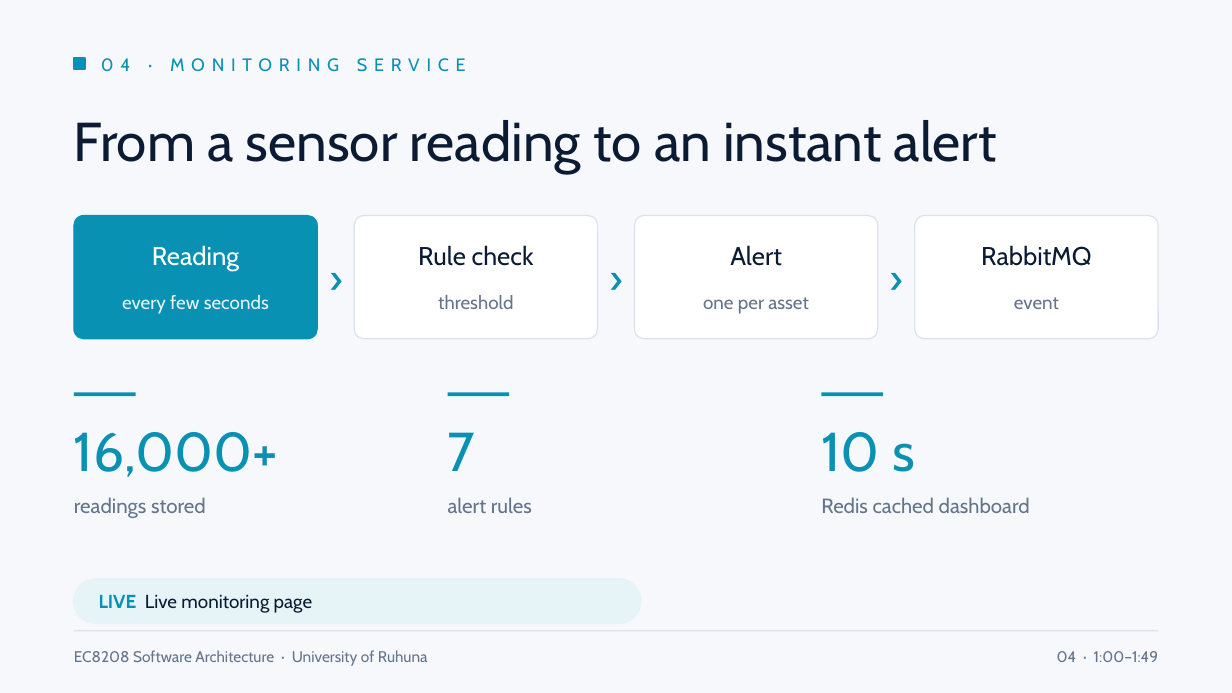
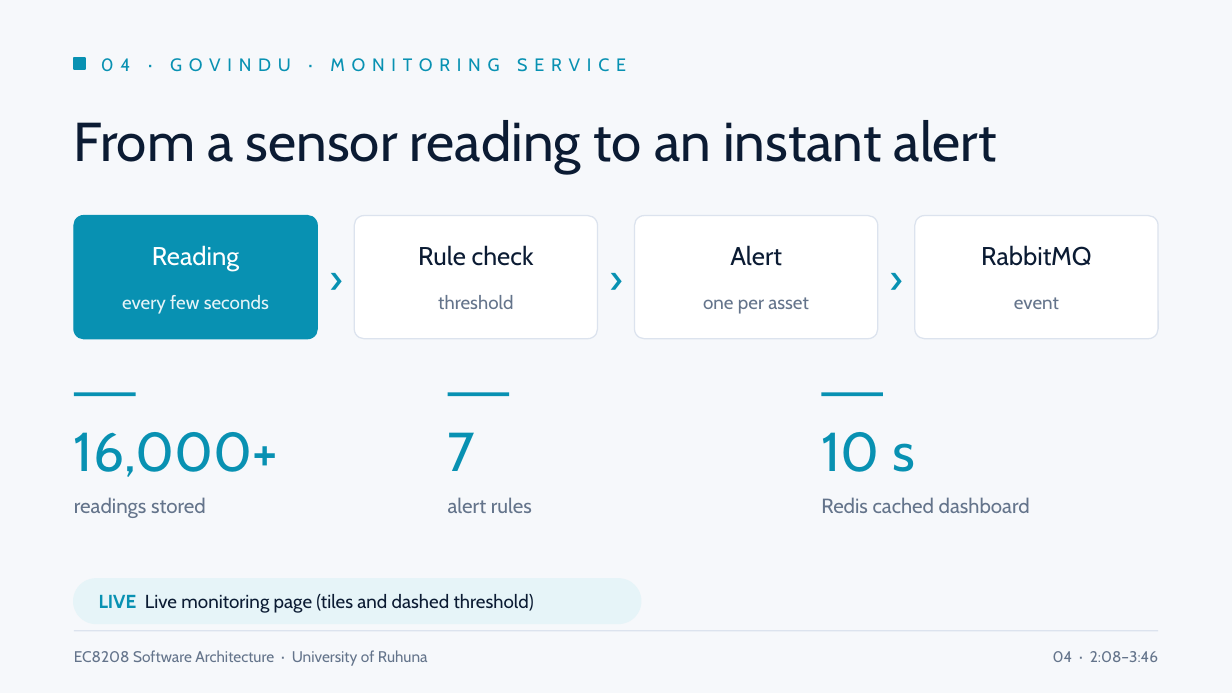
Before and after one commit to CharithManaujayaMUTEC/REOAGMS, a slide deck: slide 4 of deliverables/REOAGMS-Team-Presentation.pptx. Drawn at 1232x693 pixels with LibreOffice and Linux fonts; fonts in the diff are those of the drawing. Boxes give left, top, right and bottom in pixels: in the first picture for what was removed or moved away, otherwise in the second. Text is boxed around its words. In the diff, an @@ line names an element or a change of style, - is before the commit and + after.

```diff
--- a/deliverables/REOAGMS-Team-Presentation.pptx
+++ b/deliverables/REOAGMS-Team-Presentation.pptx
@@ text at <box>101,58,626,72</box>: text changed @@
-04 · MONITORING SERVICE
+04 · GOVINDU · MONITORING SERVICE
@@ text at <box>99,594,534,613</box>: text changed @@
-LIVE Live monitoring page
+LIVE Live monitoring page (tiles and dashed threshold)
@@ text at <box>1053,651,1158,662</box>: text changed @@
-04 · 1:00–1:49
+04 · 2:08–3:46
```
Also in this commit, not shown: 7 other slides changed, 9 other files.
